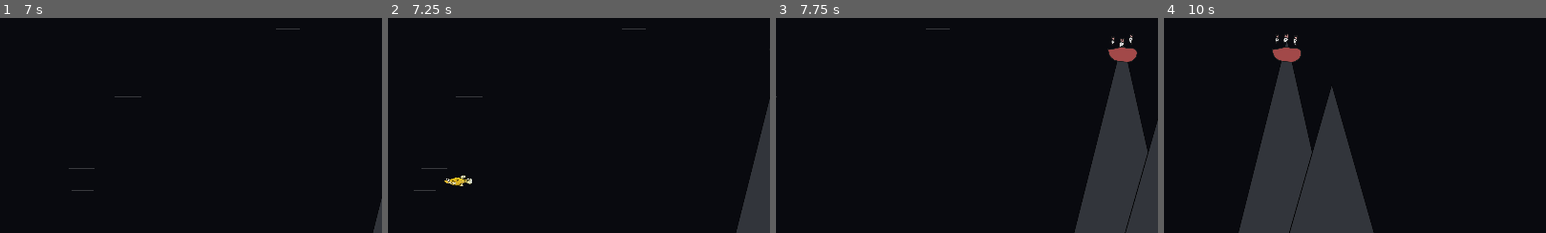
Above: before the commit, frames 1-4 (left to right).
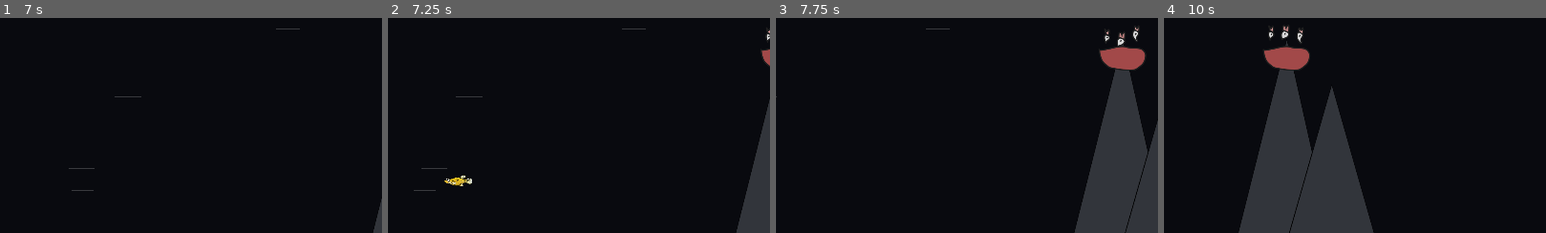
Above: after the commit, the same moments.

Repository: yakostro/eagle_game
Game: Godot game, scene res://Scenes/game.tscn
Same seed, same stepped clock (60 frames per second), same inputs: the game is played once before the commit and once after it.
Inputs:
- Up to frame 1 (7 s): hold Up (move_up) 0.53-1.28 s; tap F (drop_fish) at 0.6, 2.85, 5.1 s; tap Space (ui_select) at 0.77, 1.07, 1.52, 1.82, 3.02, 3.32, 3.77, 4.07, 4.52, 4.82, 6.02, 6.32, 6.77 s; tap T at 1.25, 3.5, 6.5 s; hold Down (move_down) 1.28-2.03 s; tap E (eat_fish) at 1.35, 3.6, 5.85 s; hold Up (move_up) 2.03-3.53 s; tap H (screech) at 2.1, 4.35, 6.6 s; hold Down (move_down) 3.53-5.78 s; hold Up (move_up) from 5.78 s (still down)
- Up to frame 2 (7.25 s): keep holding Up (move_up); tap Space (ui_select) at 7.07 s
- Up to frame 3 (7.75 s): keep holding Up (move_up); tap F (drop_fish) at 7.35 s; tap Space (ui_select) at 7.52 s
- Up to frame 4 (10 s): tap Space (ui_select) at 7.82, 9.02, 9.32, 9.77 s; release Up (move_up) at 8.03 s; hold Down (move_down) 8.03-9.53 s; tap E (eat_fish) at 8.1 s; tap H (screech) at 8.85 s; tap T at 9.5 s; hold Up (move_up) from 9.53 s (still down); tap F (drop_fish) at 9.6 s
The pictures show only the part of the screen within x 50-100%, y 13-63%; the shares and areas given below are measured in that part.

Frame 1 is identical in both runs. In frame 2, 0.1% of the frame differs, in the area x 97-100%, y 5-23%; in frame 3, 0.8%; in frame 4, 0.9%, in the area x 26-38%, y 3-25%.

Commit message:
difficulty system for nest spawn

Diff:
--- a/Scenes/nest.tscn
+++ b/Scenes/nest.tscn
@@ -56,20 +56,20 @@
 }]
 
 [sub_resource type="CapsuleShape2D" id="CapsuleShape2D_2x5yl"]
-radius = 20.0
-height = 68.0
+radius = 35.0
+height = 146.0
 
 [node name="Nest" type="Node2D"]
+scale = Vector2(0.8, 0.8)
 script = ExtResource("1_u358j")
 
 [node name="FishPlaceholder" type="Sprite2D" parent="."]
 modulate = Color(0.74108, 0.741081, 0.74432, 1)
-position = Vector2(1, -11)
+position = Vector2(1, -24.75)
 rotation = -1.63998
-scale = Vector2(0.2, 0.2)
+scale = Vector2(0.3, 0.3)
 
 [node name="Animation" type="AnimatedSprite2D" parent="."]
-scale = Vector2(0.5, 0.5)
 sprite_frames = SubResource("SpriteFrames_cwq4g")
 animation = &"fed"
 autoplay = "hungry"
@@ -78,6 +78,6 @@
 [node name="Area2D" type="Area2D" parent="."]
 
 [node name="CollisionShape2D" type="CollisionShape2D" parent="Area2D"]
-position = Vector2(0, 12)
+position = Vector2(0, 29)
 rotation = 1.5708
 shape = SubResource("CapsuleShape2D_2x5yl")
--- a/scripts/nest.gd
+++ b/scripts/nest.gd
@@ -83,6 +83,11 @@
 	if current_state != NestState.HUNGRY:
 		return
 
+	# Only accept fish that was dropped by the eagle
+	if not fish.is_dropped:
+		print("Fish rejected - not dropped by eagle")
+		return
+
 	print("Nest fed with fish!")
 
 	# Change to fed state
--- a/scripts/obstacle_spawner.gd
+++ b/scripts/obstacle_spawner.gd
@@ -1,21 +1,46 @@
 extends Node2D
 
 class_name ObstacleSpawner
-
 @export var mountain_scene: PackedScene  # Drag your Mountain.tscn here
 @export var nest_scene: PackedScene  # Drag your Nest.tscn here
+
+# mountain balance
 @export var spawn_interval: float = 5.0  # Seconds between spawns
 @export var spawn_interval_variance: float = 2.0  # Random variation in timing
-@export var min_spawn_interval: float = 2.0  # Minimum time between spawns
-@export var nest_spawn_frequency: int = 1  # Spawn nest every N obstacles
+@export var min_spawn_interval: float = 1.0  # Minimum time between spawns
+
+# Precise nest spawning system
+@export var min_skipped_obstacles: int = 0  # Minimum obstacles to skip before spawning nest
+@export var max_skipped_obstacles: int = 3  # Maximum obstacles to skip before spawning nest
+
+# Nest difficulty progression
+@export var nest_difficulty_increase_interval: int = 10  # Increase difficulty every N obstacles
+@export var nest_difficulty_increase_amount: int = 1     # How much to increase min/max by
+@export var max_nest_difficulty: int = 8                # Maximum value for max_skipped_obstacles
 
 var spawn_timer: Timer
 var screen_size: Vector2
-var obstacle_count: int = 0  # Counter to track spawned obstacles for nest spawning
+var obstacle_count: int = 0  # Counter to track spawned obstacles for difficulty progression
+
+# Nest spawning system variables
+var obstacles_since_last_nest: int = 0  # Track obstacles spawned since last nest
+var next_nest_spawn_target: int = 0  # How many obstacles to skip before next nest
+
+# Difficulty progression tracking
+var initial_min_skipped: int = 0  # Store initial values
+var initial_max_skipped: int = 0
+var last_difficulty_increase_at: int = 0  # Track when we last increased difficulty
 
 func _ready():
 	# Get screen size
 	screen_size = get_viewport().get_visible_rect().size
+
+	# Store initial nest difficulty values
+	initial_min_skipped = min_skipped_obstacles
+	initial_max_skipped = max_skipped_obstacles
+
+	# Initialize nest spawn target
+	_set_next_nest_spawn_target()
 
 	# Create and configure spawn timer
 	spawn_timer = Timer.new()
@@ -25,6 +50,9 @@
 	spawn_timer.start()
 
 	print("Obstacle spawner initialized. Screen size: ", screen_size)
+	print("🎯 Initial nest difficulty: min=", min_skipped_obstacles, " max=", max_skipped_obstacles)
+	print("   First nest will spawn after ", next_nest_spawn_target, " obstacles")
+	print("   Difficulty will increase every ", nest_difficulty_increase_interval, " obstacles")
 
 func _on_spawn_timer_timeout():
 	spawn_mountain()
@@ -49,17 +77,55 @@
 
 	# Increment obstacle counter
 	obstacle_count += 1
+	obstacles_since_last_nest += 1
 
-	# Check if we should spawn a nest on this obstacle
-	if obstacle_count % nest_spawn_frequency == 0:
+	# Check if we should increase nest difficulty
+	if obstacle_count - last_difficulty_increase_at >= nest_difficulty_increase_interval:
+		_increase_nest_difficulty()
+
+	# Check if we should spawn a nest using new precise system
+	if obstacles_since_last_nest >= next_nest_spawn_target:
 		spawn_nest_on_obstacle(mountain)
+		# Reset counter and set new random target
+		obstacles_since_last_nest = 0
+		_set_next_nest_spawn_target()
 
-	print("Spawned mountain using its own setup method. Total obstacles: ", obstacle_count)
+	print("Spawned mountain using its own setup method. Total obstacles: ", obstacle_count, " | Obstacles since last nest: ", obstacles_since_last_nest, "/", next_nest_spawn_target)
 
 # Method to increase difficulty over time
 func increase_difficulty():
 	spawn_interval = max(spawn_interval - 0.2, min_spawn_interval)
 	print("Difficulty increased - Spawn interval: ", spawn_interval)
+
+# Method to increase nest spawning difficulty over time
+func _increase_nest_difficulty():
+	# Don't increase if we've reached maximum difficulty
+	if max_skipped_obstacles >= max_nest_difficulty:
+		print("⚠️  MAXIMUM NEST DIFFICULTY REACHED! No further increases. Current: min=", min_skipped_obstacles, " max=", max_skipped_obstacles)
+		return
+
+	# Increase both min and max by the specified amount
+	min_skipped_obstacles += nest_difficulty_increase_amount
+	max_skipped_obstacles += nest_difficulty_increase_amount
+
+	# Ensure max doesn't exceed the limit
+	max_skipped_obstacles = min(max_skipped_obstacles, max_nest_difficulty)
+
+	# Ensure min doesn't exceed max
+	min_skipped_obstacles = min(min_skipped_obstacles, max_skipped_obstacles)
+
+	# Update when we last increased difficulty
+	last_difficulty_increase_at = obstacle_count
+
+	print("🔥 NEST SPAWN INTERVALS CHANGED! 🔥")
+	print("   Obstacle count: ", obstacle_count)
+	print("   Previous: min=", min_skipped_obstacles - nest_difficulty_increase_amount, " max=", max_skipped_obstacles - nest_difficulty_increase_amount)
+	print("   New values: min=", min_skipped_obstacles, " max=", max_skipped_obstacles)
+	print("   Next change at obstacle: ", obstacle_count + nest_difficulty_increase_interval)
+
+	# If we currently don't have a nest target set, update it with new difficulty
+	if obstacles_since_last_nest == 0:
+		_set_next_nest_spawn_target()
 
 func spawn_nest_on_obstacle(obstacle: Node2D):
 	if not nest_scene:
@@ -86,3 +152,8 @@
 # Method to manually spawn mountain (for testing)
 func spawn_mountain_now():
 	spawn_mountain()
+
+# Helper function to set random nest spawn target
+func _set_next_nest_spawn_target():
+	next_nest_spawn_target = randi_range(min_skipped_obstacles, max_skipped_obstacles)
+	print("Next nest will spawn after skipping ", next_nest_spawn_target, " obstacles")
Not shown, changed: GDD.md
